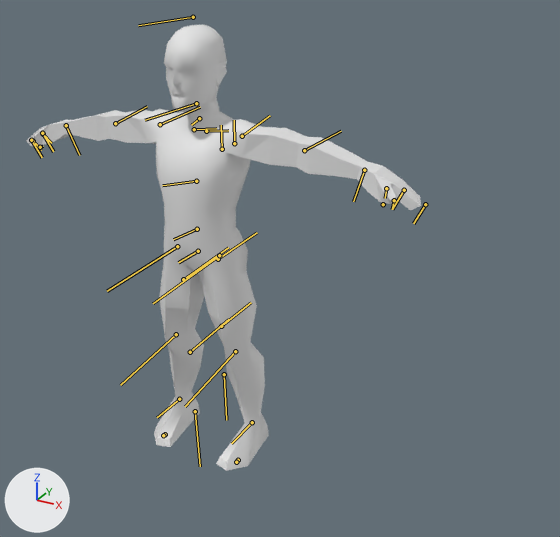
Before and after pictures for a commit that changed the FBX model media/anims_X/normal/TTRP_LeanLeftTable.fbx.
The view is the same before and after, from a camera (50 mm lens) standing at (0.917, -1.285, 1.16) and looking at (0.189, 0.039, 0.498). The axes (+X, +Y, +Z) are drawn at lower left. The lights are the same throughout. The bones that bend it are drawn over the model as lines. Materials are left out; every surface is plain grey.

Names of what the first picture shows: 'Body_NoDress'.
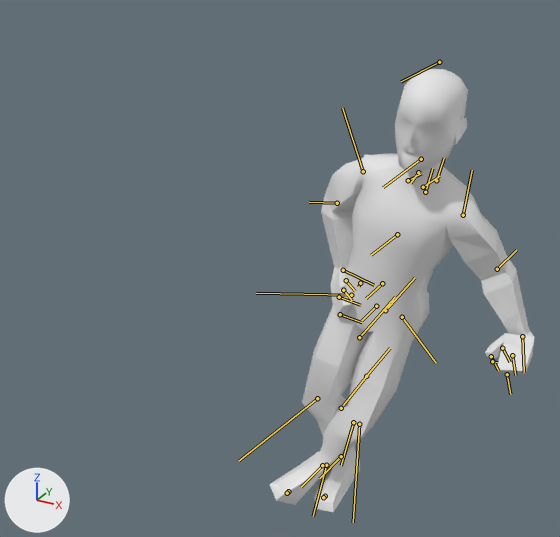
The newer file adds an action. The first version stands in its rest pose; the second is drawn at frame 1 of the action 'Bip01|CircleAction'.

What differs and where, as boxes (x1, y1, x2, y2) in the pictures (560 x 537 px):
'Body_NoDress', posed (33% narrower)
    before: (26, 25, 421, 471)
    after: (269, 69, 535, 512)
bone 'Bip01_Pelvis', root to tip
    before: (198, 251) to (178, 262)
    after: (376, 306) to (361, 321)
bone 'Bip01_L_Thigh', root to tip
    before: (219, 255) to (153, 303)
    after: (402, 317) to (436, 363)
bone 'Bip01_L_Calf', root to tip
    before: (235, 351) to (185, 406)
    after: (359, 424) to (353, 522)
bone 'Bip01_L_Foot', root to tip
    before: (252, 422) to (231, 443)
    after: (322, 465) to (301, 487)
bone 'Bip01_R_Thigh', root to tip
    before: (177, 246) to (107, 291)
    after: (351, 295) to (256, 293)
bone 'Bip01_R_Calf', root to tip
    before: (176, 334) to (120, 385)
    after: (317, 398) to (238, 461)
bone 'Bip01_R_Foot', root to tip
    before: (179, 399) to (157, 417)
    after: (341, 456) to (319, 478)
bone 'Bip01_Spine1', root to tip
    before: (196, 181) to (162, 185)
    after: (397, 234) to (371, 255)
bone 'Bip01_Head', root to tip
    before: (196, 103) to (145, 120)
    after: (421, 159) to (383, 187)
bone 'Bip01_L_Clavicle', root to tip
    before: (206, 131) to (228, 130)
    after: (423, 187) to (439, 176)
bone 'Bip01_L_UpperArm', root to tip
    before: (242, 136) to (270, 115)
    after: (463, 215) to (472, 170)
bone 'Bip01_L_Forearm', root to tip
    before: (304, 150) to (341, 131)
    after: (497, 269) to (516, 250)
bone 'Bip01_L_Hand', root to tip
    before: (364, 170) to (353, 201)
    after: (522, 336) to (524, 372)
bone 'Bip01_L_Finger1', root to tip
    before: (404, 190) to (392, 209)
    after: (512, 355) to (515, 375)
bone 'Bip01_R_Clavicle', root to tip
    before: (194, 129) to (216, 128)
    after: (408, 180) to (421, 173)
bone 'Bip01_R_UpperArm', root to tip
    before: (160, 124) to (200, 107)
    after: (363, 171) to (342, 108)
bone 'Bip01_R_Forearm', root to tip
    before: (115, 123) to (147, 106)
    after: (337, 203) to (309, 202)
bone 'Bip01_R_Hand', root to tip
    before: (66, 125) to (79, 155)
    after: (343, 270) to (374, 285)
bone 'Bip01_R_Finger0', root to tip
    before: (43, 134) to (51, 143)
    after: (346, 280) to (355, 291)

What the commit changed:
Bone 'Bip01_Pelvis' (bone_bip01_pelvis) moves from (0.0, 0.0, 0.0) to (-3.3, 0.0, 42.2).
Bone 'Bip01_Pelvis' (bone_bip01_pelvis) turns from (0, 0, 0) to (0, -12, 0) degrees about its own x, y and z.
Bone 'Bip01_L_Thigh' (bone_bip01_l_thigh) turns from (0, 0, 0) to (-33, -7, 21) degrees about its own x, y and z.
Bone 'Bip01_L_Calf' (bone_bip01_l_calf) turns from (0, 0, 0) to (0, 0, -31) degrees about its own x, y and z.
Bone 'Bip01_L_Foot' (bone_bip01_l_foot) turns from (0, 0, 0) to (35, -12, -3) degrees about its own x, y and z.
Bone 'Bip01_R_Thigh' (bone_bip01_r_thigh) turns from (0, 0, 0) to (29, 7, 16) degrees about its own x, y and z.
Bone 'Bip01_R_Calf' (bone_bip01_r_calf) turns from (0, 0, 0) to (0, 0, -35) degrees about its own x, y and z.
Bone 'Bip01_R_Foot' (bone_bip01_r_foot) turns from (0, 0, 0) to (-24, -2, 15) degrees about its own x, y and z.
Bone 'Bip01_Spine1' (bone_bip01_spine1) turns from (0, 0, 0) to (-2, -3, 11) degrees about its own x, y and z.
Bone 'Bip01_Head' (bone_bip01_head) turns from (0, 0, 0) to (1, 8, -8) degrees about its own x, y and z.
Bone 'Bip01_L_Clavicle' (bone_bip01_l_clavicle) turns from (0, 0, 0) to (0, 12, 0) degrees about its own x, y and z.
Bone 'Bip01_L_UpperArm' (bone_bip01_l_upperarm) turns from (0, 0, 0) to (-5, 32, 12) degrees about its own x, y and z.
Bone 'Bip01_L_Forearm' (bone_bip01_l_forearm) turns from (0, 0, 0) to (0, 0, -16) degrees about its own x, y and z.
Bone 'Bip01_L_Hand' (bone_bip01_l_hand) turns from (0, 0, 0) to (126, 94, 42) degrees about its own x, y and z.
Bone 'Bip01_L_Finger1' (bone_bip01_l_finger1) turns from (0, 0, 0) to (1, 0, 10) degrees about its own x, y and z.
Bone 'Bip01_R_Clavicle' (bone_bip01_r_clavicle) turns from (0, 0, 0) to (7, -12, -4) degrees about its own x, y and z.
Bone 'Bip01_R_UpperArm' (bone_bip01_r_upperarm) turns from (0, 0, 0) to (-75, -45, 24) degrees about its own x, y and z.
Bone 'Bip01_R_Forearm' (bone_bip01_r_forearm) turns from (0, 0, 0) to (0, 0, -52) degrees about its own x, y and z.
Bone 'Bip01_R_Hand' (bone_bip01_r_hand) turns from (0, 0, 0) to (25, -48, -64) degrees about its own x, y and z.
Bone 'Bip01_R_Finger0' (bone_bip01_r_finger0) turns from (0, 0, 0) to (-1, 38, -4) degrees about its own x, y and z.
